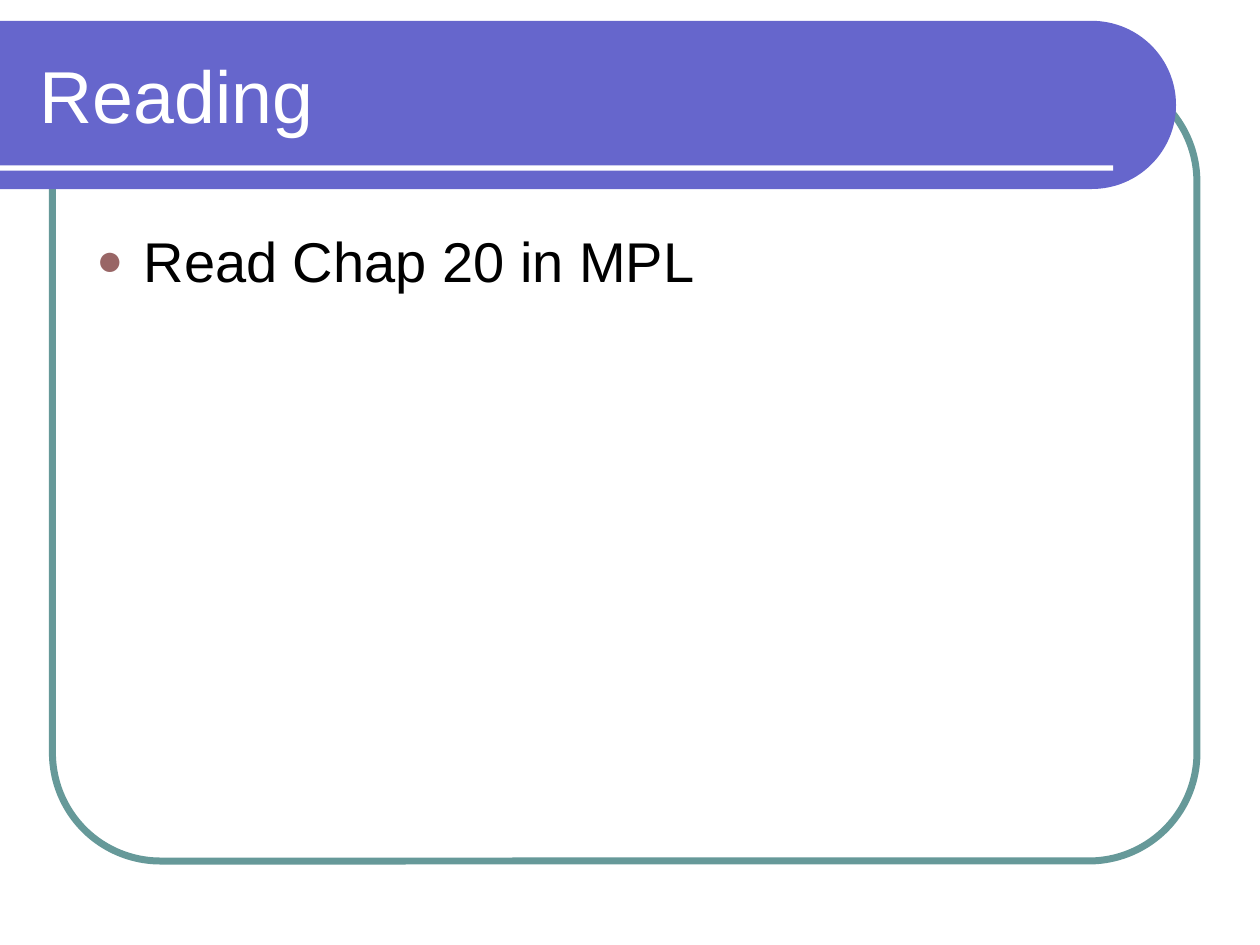
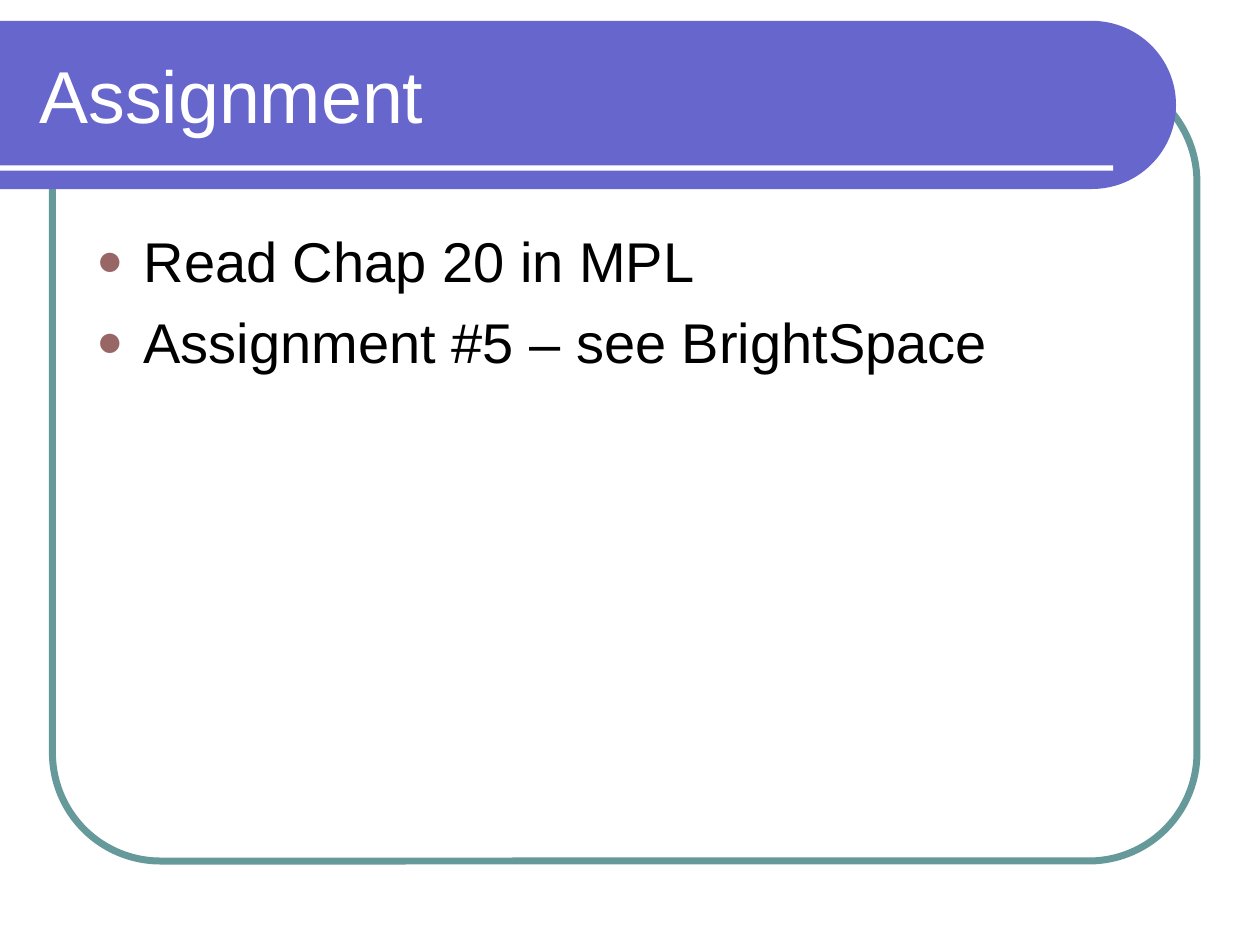
Before and after one commit to lutzhamel/CSC301, a slide deck: slide 6 of notes/csc301-ln021.ppt. Drawn at 1260x945 pixels with LibreOffice and Linux fonts; fonts in the diff are those of the drawing. Boxes give left, top, right and bottom in pixels: in the first picture for what was removed or moved away, otherwise in the second. Text is boxed around its words. In the diff, an @@ line names an element or a change of style, - is before the commit and + after.

```diff
--- a/notes/csc301-ln021.ppt
+++ b/notes/csc301-ln021.ppt
@@ title at [39,69,423,137]: text changed @@
-Reading
+Assignment
@@ text at [144,322,987,374]: paragraph added @@
+● Assignment #5 – see BrightSpace
```
Also in this commit, not shown: 3 other files.
